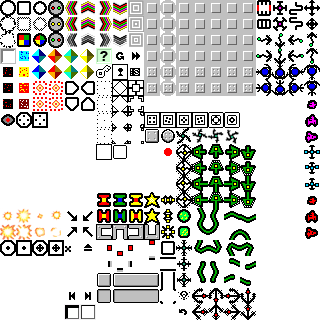
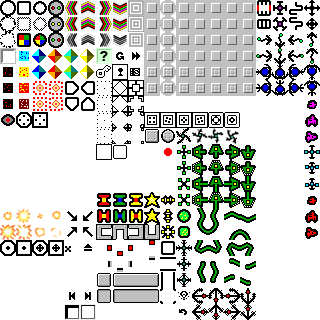
Layer changes from the first 320px x 320px image to the second:
painted on "Fondo" over bbox(176, 144, 192, 208)
